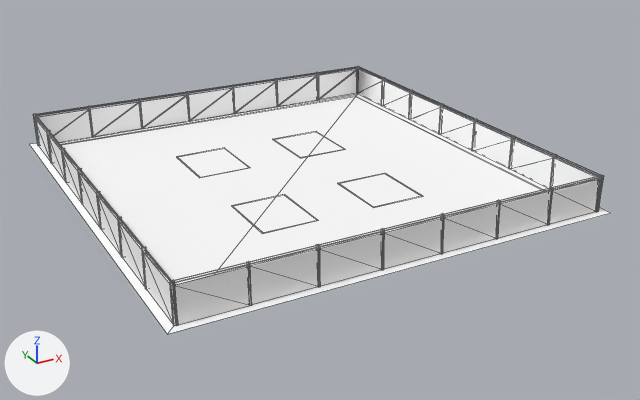
Two versions of the OBJ model Assets/models/maps/boxyard/boxyard_yard.obj, one commit apart.
The view is the same before and after, from a 50 mm lens placed at (-1484.0, -2921.0, 1328.0), pointed at (63.0, -109.0, -78.0). The lights are fixed; the arrows at lower left show +X, +Y and +Z. The older version comes first. Mesh edges are drawn as thin lines. Where no turn or scale is listed for an object, it has been applied to the vertices. Vertices at exactly the same position are counted once.

The scene before the commit, as lines of its bpy script (objects in view):
```python
me_boxyard_yard = bpy.data.meshes.new('boxyard_yard')
me_boxyard_yard.from_pydata(...)  # 504 vertices, 658 faces; spans x -840.0..840.0, y -872.0..872.0, z 0.0..140.0
# faces by material slot: [2, 64, 32, 8, 384, 168]
me_boxyard_yard.materials.append(mat_bx_concrete)  # white #ffffff
me_boxyard_yard.materials.append(mat_bx_galv)  # white #ffffff
me_boxyard_yard.materials.append(mat_bx_line_white)  # white #ffffff
me_boxyard_yard.materials.append(mat_bx_line_yellow)  # white #ffffff
me_boxyard_yard.materials.append(mat_bx_steel_dark)  # white #ffffff
me_boxyard_yard.materials.append(mat_bx_wall_panel)  # white #ffffff
ob_boxyard_yard = bpy.data.objects.new('boxyard_yard', me_boxyard_yard)
ob_boxyard_yard.location = (0.0, 0.0, 0.0)
```
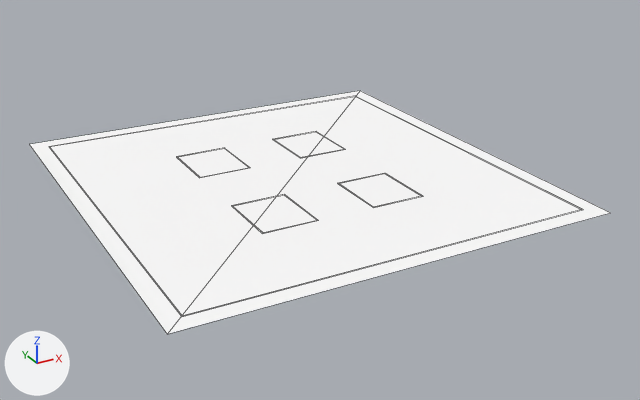
Pixel boxes (x1, y1, x2, y2) of what changed, in the pictures (640 x 400 px):
```json
{"object": "boxyard_yard", "change": "reshaped", "before": [29, 66, 610, 334], "after": [29, 91, 610, 334], "on screen": "9% shorter"}
{"part": 1, "of": "me_boxyard_yard", "change": "deleted", "before": [33, 66, 604, 326]}
```

Edits to the scene script, one JSON object a line:
```json
{"block": "me_boxyard_yard", "where": "# used by ob_boxyard_yard; location = (0.0, 0.0, 0.0)"}
{"op": "remove", "block": "me_boxyard_yard", "code": "me_boxyard_yard.from_pydata(...)  # 504 vertices, 658 faces; spans x -840.0..840.0, y -872.0..872.0, z 0.0..140.0"}
{"op": "add", "block": "me_boxyard_yard", "code": "me_boxyard_yard.from_pydata(...)  # 64 vertices, 42 faces; spans x -840.0..840.0, y -872.0..872.0, z 0.0"}
{"block": "me_boxyard_yard", "change": "me_boxyard_yard part 1: 41 loose pieces with 440 vertices, spanning x -810.0..810.0, y -843.0..843.0, z 0.0..140.0, are deleted"}
{"op": "remove", "block": "me_boxyard_yard", "code": "me_boxyard_yard.materials.append(mat_bx_galv)  # white #ffffff"}
{"op": "remove", "block": "me_boxyard_yard", "code": "me_boxyard_yard.materials.append(mat_bx_steel_dark)  # white #ffffff"}
{"op": "remove", "block": "me_boxyard_yard", "code": "me_boxyard_yard.materials.append(mat_bx_wall_panel)  # white #ffffff"}
```
